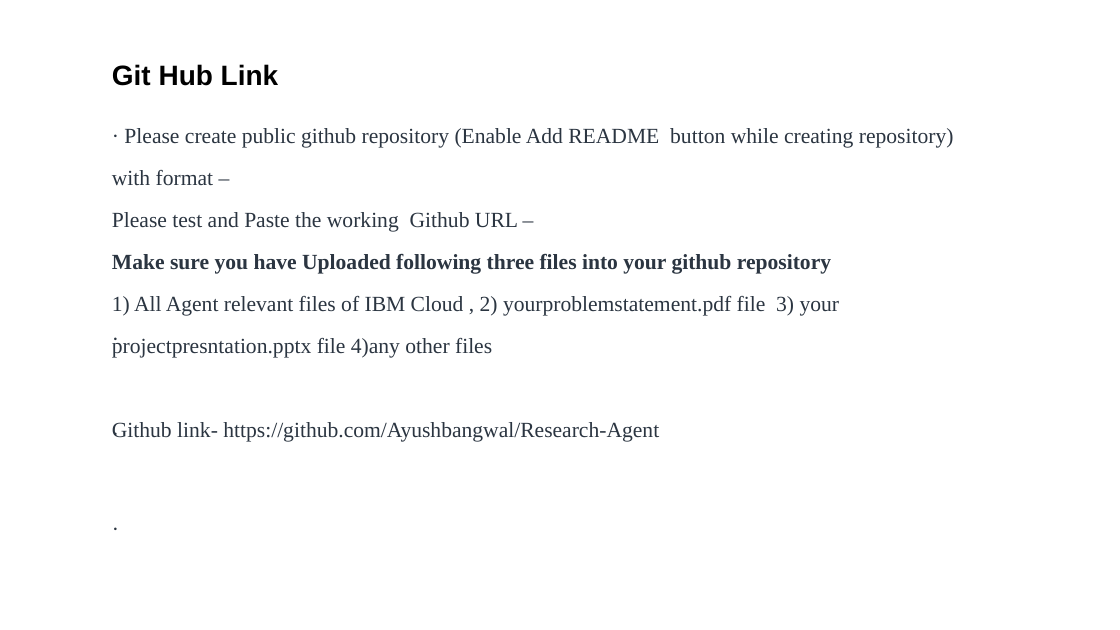
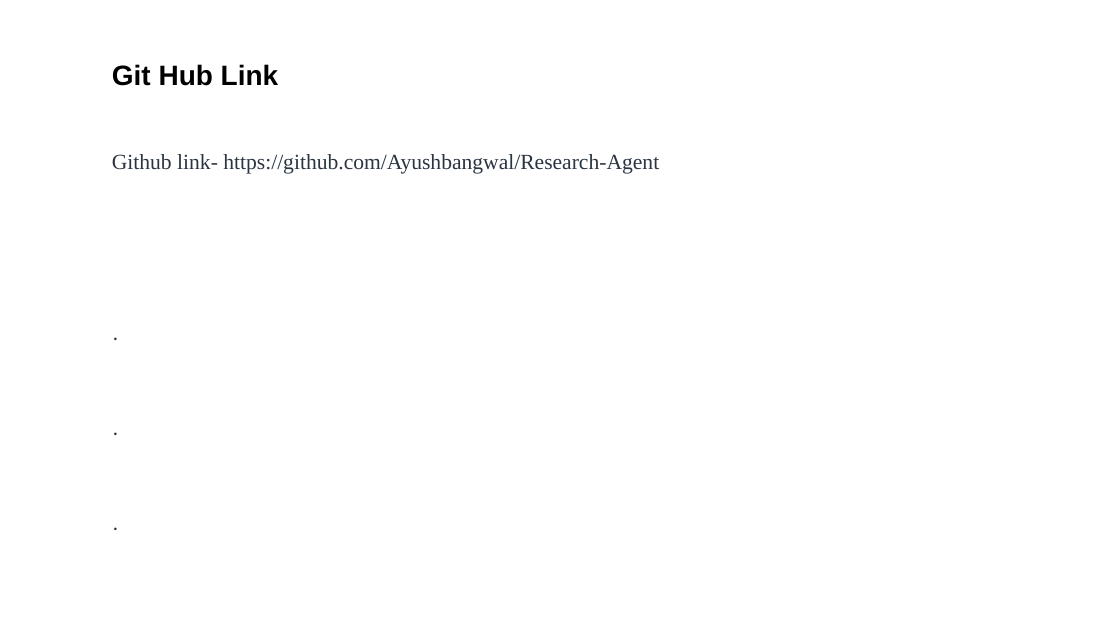
Before and after one commit to Ayushbangwal/Research-Agent, a slide deck: slide 16 of Main AICTE_IBM_BOB_Project_Submission_Template_for_EduentFoundation_.pptx. Drawn at 1120x630 pixels with LibreOffice and Linux fonts; fonts in the diff are those of the drawing. Boxes give left, top, right and bottom in pixels: in the first picture for what was removed or moved away, otherwise in the second. Text is boxed around its words. In the diff, an @@ line names an element or a change of style, - is before the commit and + after.

```diff
--- a/Main AICTE_IBM_BOB_Project_Submission_Template_for_EduentFoundation_.pptx
+++ b/Main AICTE_IBM_BOB_Project_Submission_Template_for_EduentFoundation_.pptx
@@ text at (112,128,954,358): paragraphs removed @@
-· Please create public github repository (Enable Add README button while creating repository) with format –
-Please test and Paste the working Github URL –
-Make sure you have Uploaded following three files into your github repository
-1) All Agent relevant files of IBM Cloud , 2) yourproblemstatement.pdf file 3) your projectpresntation.pptx file 4)any other files
```
Also in this commit, not shown: 3 other slides changed, 1 slide added, 1 slide removed.
